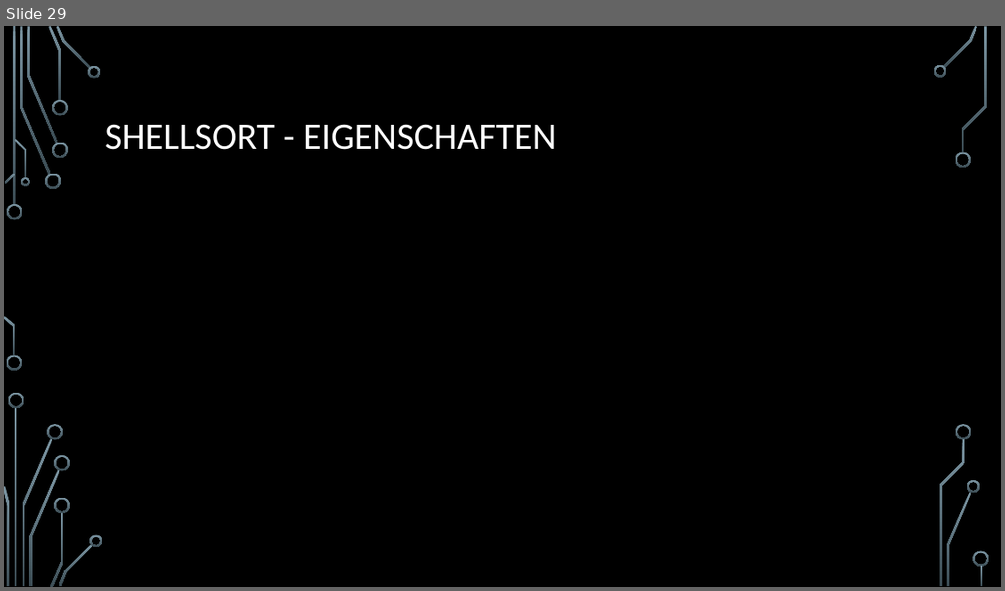
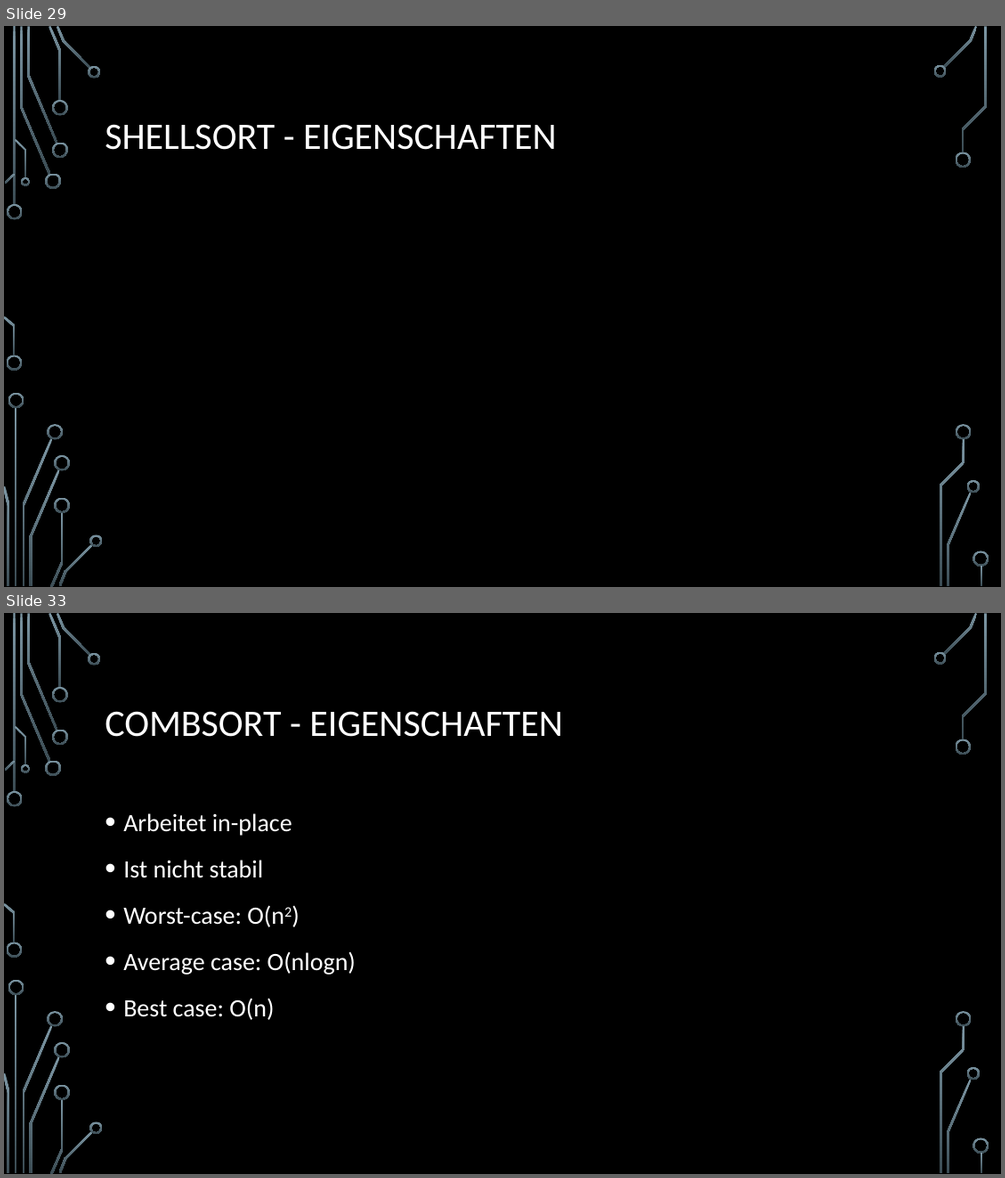
Before and after one commit to d-petrov/SortingAlgorithms, a slide deck: docs/sorting algorithms - presentation/Sortierverfahren.pptx. Shown one above the other, each under a label of ours: slide 29 before the commit, slides 29 and 33 after it; the slides between them are not shown. The pictures are 1005x591 and 1005x1178 pixels, drawn with LibreOffice and Linux fonts; fonts in the diff are those of the drawing; grey boxes stand for pictures; background and template pictures are left out. Boxes give left, top, right and bottom in pixels: in the first picture for what was removed or moved away, otherwise in the second. Text is boxed around its words. In the diff, an @@ line names an element or a change of style, - is before the commit and + after.

Commit message:
Added Combsort to docs and source

```diff
--- a/docs/sorting algorithms - presentation/Sortierverfahren.pptx
+++ b/docs/sorting algorithms - presentation/Sortierverfahren.pptx
@@ slide 33 added at (4, 613, 1001, 1174), background picture (left out); not listed: 36 template elements that a slide beside it also shows @@
@@ title added at (105, 711, 563, 737), 36 pt, text #FFFFFF @@
+COMBSORT - EIGENSCHAFTEN
@@ text added at (123, 813, 356, 1020), 24 pt, text #FFFFFF @@
+• Arbeitet in-place
+• Ist nicht stabil
+• Worst-case: O(n2)
+• Average case: O(nlogn)
+• Best case: O(n)
```
Also in this commit, not shown: 1 slide changed, 3 other slides added, 9 other files.
